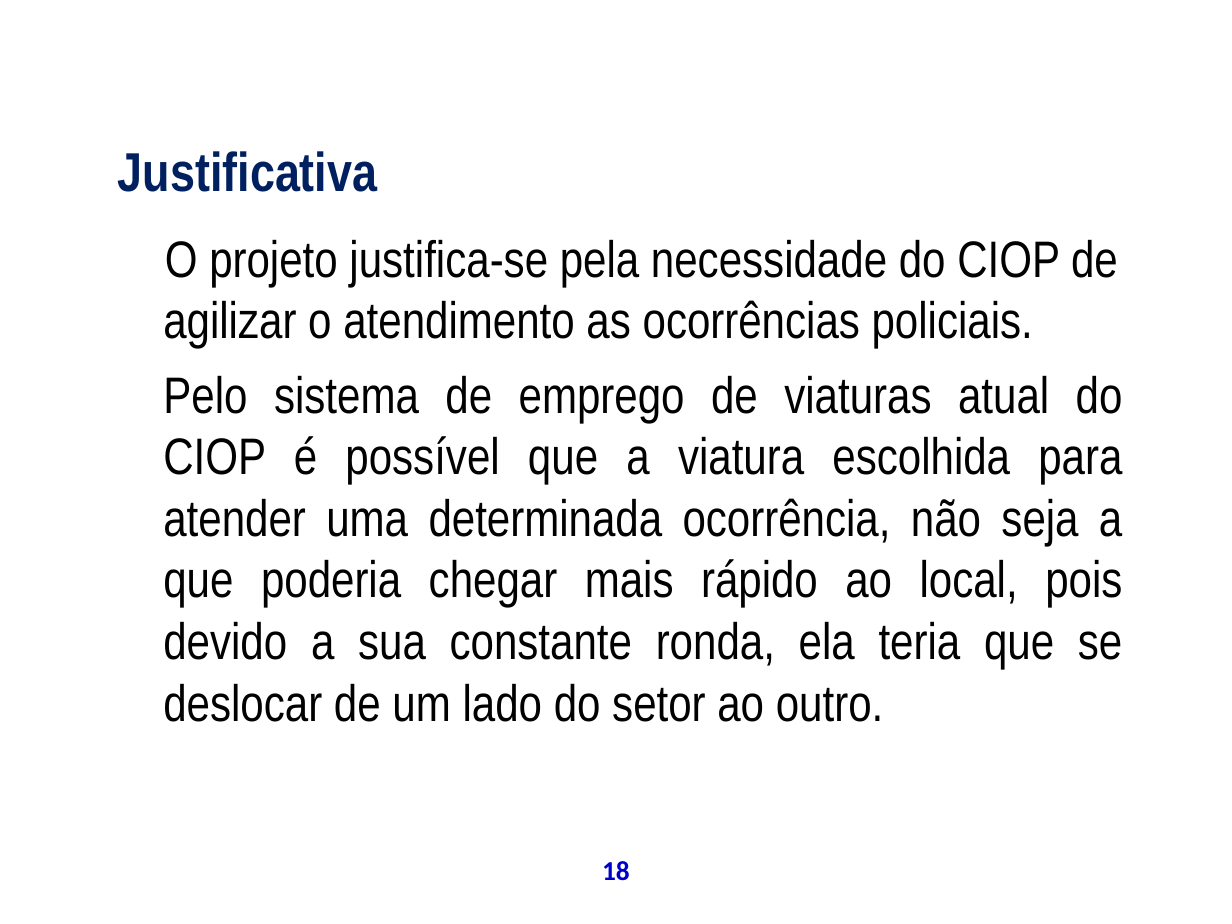
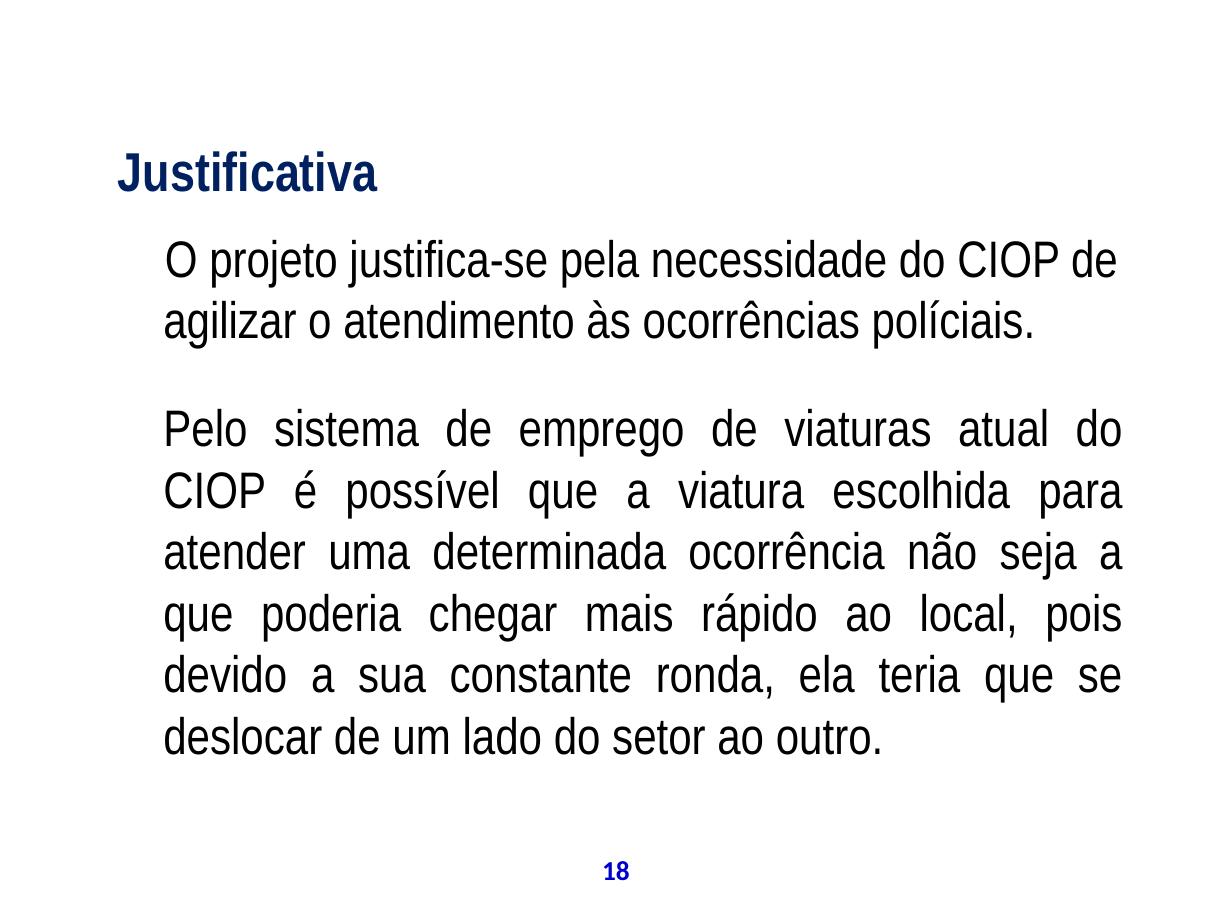
Before and after one commit to theoziran/sislodim, a slide deck: slide 18 of documentos/ProjetoPSA/Apresentação Final.ppt. Drawn at 1232x924 pixels with LibreOffice and Linux fonts; fonts in the diff are those of the drawing; background and template pictures are left out. Boxes give left, top, right and bottom in pixels: in the first picture for what was removed or moved away, otherwise in the second. Text is boxed around its words. In the diff, an @@ line names an element or a change of style, - is before the commit and + after.

```diff
--- a/documentos/ProjetoPSA/Apresentação Final.ppt
+++ b/documentos/ProjetoPSA/Apresentação Final.ppt
@@ text at box(163, 239, 1123, 755): text changed @@
-O projeto justifica-se pela necessidade do CIOP de agilizar o atendimento as ocorrências policiais.
-Pelo sistema de emprego de viaturas atual do CIOP é possível que a viatura escolhida para atender uma determinada ocorrência, não seja a que poderia chegar mais rápido ao local, pois devido a sua constante ronda, ela teria que se deslocar de um lado do setor ao outro.
+O projeto justifica-se pela necessidade do CIOP de agilizar o atendimento às ocorrências políciais.
+Pelo sistema de emprego de viaturas atual do CIOP é possível que a viatura escolhida para atender uma determinada ocorrência não seja a que poderia chegar mais rápido ao local, pois devido a sua constante ronda, ela teria que se deslocar de um lado do setor ao outro.
```
Also in this commit, not shown: 46 other slides changed, 4 slides added, 1 slide removed.
